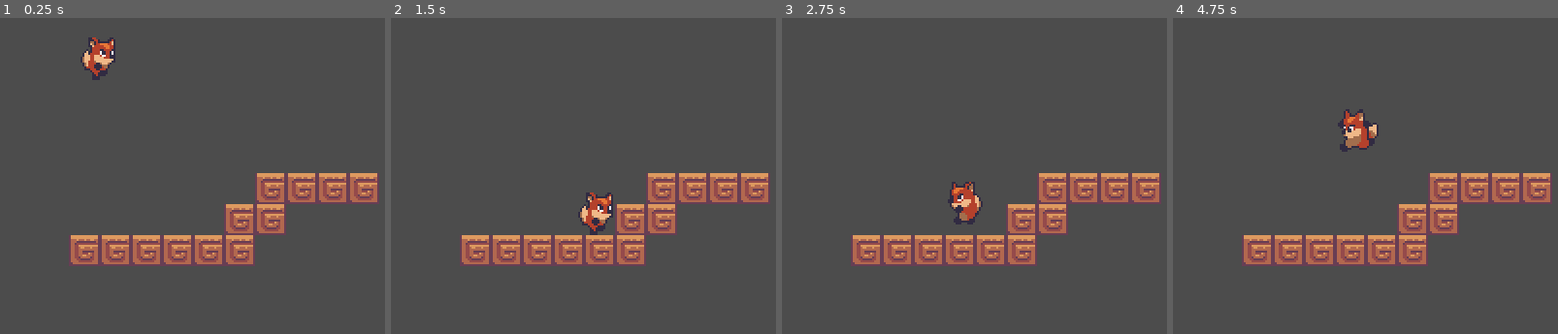
Above: before the commit, frames 1-4 (left to right).
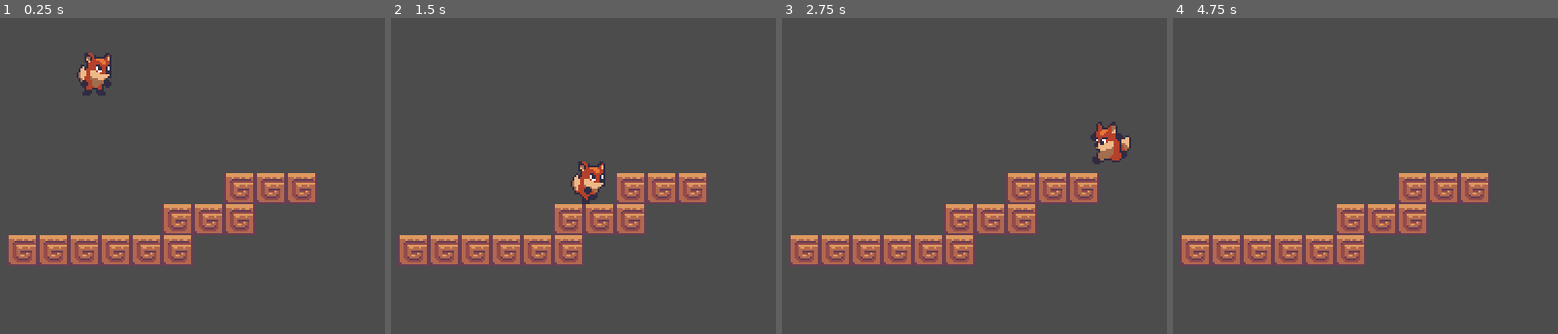
Above: after the commit, the same moments.

Repository: camoltoni/gidi-platformer
Game: Godot game, scene res://World.tscn
The game is run twice, just before and just after one commit, with the same random seed, the same clock (stepped at 60 frames per second) and the same inputs.
Inputs:
- Up to frame 1 (0.25 s): no input
- Up to frame 2 (1.5 s): hold D (run_right) from 0.53 s (still down); tap W (action_jump) at 0.6, 0.77, 1.07, 1.35 s
- Up to frame 3 (2.75 s): tap W (action_jump) at 1.52, 1.82, 2.1 s; release D (run_right) at 2.03 s; hold A (run_left) from 2.03 s (still down)
- Up to frame 4 (4.75 s): release A (run_left) at 2.78 s; hold D (run_right) 2.78-4.28 s; tap W (action_jump) at 2.85, 3.02, 3.32, 3.6, 3.77, 4.07, 4.35, 4.52 s; hold A (run_left) from 4.28 s (still down)

The runs differ from the first frame. In frame 1, 9.1% of the frame differs, in the area x 1-99%, y 6-79%; in frame 2, 8.9%; in frame 3, 9.3%, in the area x 1-99%, y 32-79%; in frame 4, 8.9%.

Commit message:
Refined player logic, added globals singleton

Diff:
--- /dev/null
+++ b/Globals.gd
@@ -0,0 +1,4 @@
+extends Node
+
+const BASE_SPEED = 100.0
+const GRAVITY = 8
--- a/Player.gd
+++ b/Player.gd
@@ -1,37 +1,38 @@
 extends KinematicBody2D
 
-const GRAVITY = 8
 var velocity = Vector2()
-var SPEED = 80.0
-var JUMP_X_SPEED = SPEED * .66
+
+export(float, 0.5, 2.0, 0.1) var speed_factor = 1.0
+export(float, 0.5, 2.0, 0.1) var jump_y_factor = 1.5
+export(float, 0.1, 1.0, 0.1) var jump_x_factor = 0.66
+export(float, 5.0, 50.0, 1.0) var accel_factor = 10.0
+export(float, 1.0, 40.0, 1.0) var drag_x_factor = 20.0
+
+var SPEED = Globals.BASE_SPEED * speed_factor
+var JUMP_Y_SPEED = SPEED * jump_y_factor
+var JUMP_X_SPEED = SPEED * jump_x_factor
+var ACCELERATION = SPEED / accel_factor
+var DRAG_X = SPEED / drag_x_factor
 
 func _physics_process(_delta):
-	var action_right = Input.is_action_pressed("run_right")
-	var action_left = Input.is_action_pressed("run_left")
-
 	var action_jump = Input.is_action_just_pressed("action_jump")
+	var action_x = float(Input.is_action_pressed("run_right")) - float(Input.is_action_pressed("run_left"))
 
 	if is_on_floor():
-		if action_right and !action_left:
-			velocity.x = SPEED
-		elif action_left and !action_right:
-			velocity.x = -SPEED
+		if action_x:
+			velocity.x = move_toward(velocity.x, SPEED * action_x, ACCELERATION)
+			$AnimatedSprite.flip_h = action_x < 0
+			$AnimationPlayer.play("steps")
 		else:
-			velocity.x = lerp(velocity.x, 0, 0.1)
-
-		if (action_right or action_left):
-			$AnimationPlayer.play("steps")
-
-		$AnimatedSprite.flip_h = velocity.x < 0
+			velocity.x = move_toward(velocity.x, 0, DRAG_X)
+			if !$AnimationPlayer.is_playing():
+				$AnimationPlayer.play("idle")
 
 		if action_jump:
-			velocity.y = -150
+			velocity.y = -JUMP_Y_SPEED
 			$AnimationPlayer.play("jump")
 	else:
-		velocity.y += GRAVITY
-		if action_right and !$AnimatedSprite.flip_h:
-			velocity.x = JUMP_X_SPEED
-		elif action_left and $AnimatedSprite.flip_h:
-			velocity.x = -JUMP_X_SPEED
-
+		velocity.y += Globals.GRAVITY
+		if action_x and sign(action_x) == sign(velocity.x):
+			velocity.x = JUMP_X_SPEED * action_x
 	velocity = move_and_slide(velocity, Vector2.UP)
--- a/Player.tscn
+++ b/Player.tscn
@@ -1,9 +1,10 @@
-[gd_scene load_steps=34 format=2]
+[gd_scene load_steps=36 format=2]
 
 [ext_resource path="res://Player.gd" type="Script" id=1]
 [ext_resource path="res://payer-spsh.png" type="Texture" id=2]
 [ext_resource path="res://steps_chain.ogg" type="AudioStream" id=3]
 [ext_resource path="res://jump.ogg" type="AudioStream" id=4]
+[ext_resource path="res://fox_bark.ogg" type="AudioStream" id=5]
 
 [sub_resource type="AtlasTexture" id=1]
 atlas = ExtResource( 2 )
@@ -123,10 +124,10 @@
 radius = 8.0
 height = 6.0
 
-[sub_resource type="Animation" id=27]
+[sub_resource type="Animation" id=30]
 length = 0.001
 tracks/0/type = "value"
-tracks/0/path = NodePath("SFX_steps:stream")
+tracks/0/path = NodePath("AnimatedSprite:frame")
 tracks/0/interp = 1
 tracks/0/loop_wrap = true
 tracks/0/imported = false
@@ -135,43 +136,39 @@
 "times": PoolRealArray( 0 ),
 "transitions": PoolRealArray( 1 ),
 "update": 0,
-"values": [ ExtResource( 3 ) ]
-}
-tracks/1/type = "value"
-tracks/1/path = NodePath("SFX_steps:playing")
+"values": [ 6 ]
+}
+
+[sub_resource type="Animation" id=31]
+resource_name = "idle"
+length = 5.0
+loop = true
+step = 0.05
+tracks/0/type = "value"
+tracks/0/path = NodePath("AnimatedSprite:frame")
+tracks/0/interp = 1
+tracks/0/loop_wrap = true
+tracks/0/imported = false
+tracks/0/enabled = true
+tracks/0/keys = {
+"times": PoolRealArray( 0, 1.95, 2.1, 2.25, 2.4, 2.55 ),
+"transitions": PoolRealArray( 1, 1, 1, 1, 1, 1 ),
+"update": 1,
+"values": [ 7, 7, 8, 9, 8, 7 ]
+}
+tracks/1/type = "audio"
+tracks/1/path = NodePath("SFX_bark")
 tracks/1/interp = 1
 tracks/1/loop_wrap = true
 tracks/1/imported = false
 tracks/1/enabled = true
 tracks/1/keys = {
-"times": PoolRealArray( 0 ),
-"transitions": PoolRealArray( 1 ),
-"update": 0,
-"values": [ false ]
-}
-tracks/2/type = "value"
-tracks/2/path = NodePath("AnimatedSprite:frame")
-tracks/2/interp = 1
-tracks/2/loop_wrap = true
-tracks/2/imported = false
-tracks/2/enabled = true
-tracks/2/keys = {
-"times": PoolRealArray( 0 ),
-"transitions": PoolRealArray( 1 ),
-"update": 0,
-"values": [ 0 ]
-}
-tracks/3/type = "value"
-tracks/3/path = NodePath("CollisionShape2D:position")
-tracks/3/interp = 1
-tracks/3/loop_wrap = true
-tracks/3/imported = false
-tracks/3/enabled = true
-tracks/3/keys = {
-"times": PoolRealArray( 0 ),
-"transitions": PoolRealArray( 1 ),
-"update": 0,
-"values": [ Vector2( 0, 5 ) ]
+"clips": [ {
+"end_offset": 0.0,
+"start_offset": 0.0,
+"stream": ExtResource( 5 )
+} ],
+"times": PoolRealArray( 2 )
 }
 
 [sub_resource type="Animation" id=29]
@@ -255,13 +252,15 @@
 
 [node name="AnimatedSprite" type="AnimatedSprite" parent="."]
 frames = SubResource( 25 )
+frame = 6
 
 [node name="CollisionShape2D" type="CollisionShape2D" parent="."]
 position = Vector2( 0, 5 )
 shape = SubResource( 26 )
 
 [node name="AnimationPlayer" type="AnimationPlayer" parent="."]
-anims/RESET = SubResource( 27 )
+anims/RESET = SubResource( 30 )
+anims/idle = SubResource( 31 )
 anims/jump = SubResource( 29 )
 anims/steps = SubResource( 28 )
 
@@ -270,3 +269,8 @@
 
 [node name="SFX_jump" type="AudioStreamPlayer2D" parent="."]
 stream = ExtResource( 4 )
+volume_db = -14.857
+
+[node name="SFX_bark" type="AudioStreamPlayer2D" parent="."]
+stream = ExtResource( 5 )
+volume_db = -6.118
--- a/World.tscn
+++ b/World.tscn
@@ -1,7 +1,8 @@
-[gd_scene load_steps=3 format=2]
+[gd_scene load_steps=4 format=2]
 
 [ext_resource path="res://Block.tscn" type="PackedScene" id=1]
 [ext_resource path="res://Player.tscn" type="PackedScene" id=2]
+[ext_resource path="res://admiralbob77_-_Funky_Thanksgiving_1.mp3" type="AudioStream" id=3]
 
 [node name="World" type="Node2D"]
 __meta__ = {
@@ -9,79 +10,44 @@
 }
 
 [node name="Block" parent="." instance=ExtResource( 1 )]
-position = Vector2( 120, 120 )
-__meta__ = {
-"_edit_lock_": true
-}
+position = Vector2( 88, 120 )
 
 [node name="Block2" parent="." instance=ExtResource( 1 )]
-position = Vector2( 136, 120 )
-__meta__ = {
-"_edit_lock_": true
-}
+position = Vector2( 104, 120 )
 
 [node name="Block3" parent="." instance=ExtResource( 1 )]
-position = Vector2( 152, 120 )
-__meta__ = {
-"_edit_lock_": true
-}
+position = Vector2( 120, 120 )
 
 [node name="Block4" parent="." instance=ExtResource( 1 )]
-position = Vector2( 168, 120 )
-__meta__ = {
-"_edit_lock_": true
-}
+position = Vector2( 136, 120 )
 
 [node name="Block5" parent="." instance=ExtResource( 1 )]
-position = Vector2( 184, 120 )
-__meta__ = {
-"_edit_lock_": true
-}
+position = Vector2( 152, 120 )
 
 [node name="Block6" parent="." instance=ExtResource( 1 )]
-position = Vector2( 200, 120 )
-__meta__ = {
-"_edit_lock_": true
-}
+position = Vector2( 168, 120 )
 
 [node name="Block7" parent="." instance=ExtResource( 1 )]
-position = Vector2( 200, 104 )
-__meta__ = {
-"_edit_lock_": true
-}
+position = Vector2( 168, 104 )
 
 [node name="Block8" parent="." instance=ExtResource( 1 )]
-position = Vector2( 216, 104 )
-__meta__ = {
-"_edit_lock_": true
-}
+position = Vector2( 184, 104 )
 
 [node name="Block9" parent="." instance=ExtResource( 1 )]
-position = Vector2( 216, 88 )
-__meta__ = {
-"_edit_lock_": true
-}
+position = Vector2( 200, 104 )
 
 [node name="Block10" parent="." instance=ExtResource( 1 )]
-position = Vector2( 232, 88 )
-__meta__ = {
-"_edit_lock_": true
-}
+position = Vector2( 200, 88 )
 
 [node name="Block11" parent="." instance=ExtResource( 1 )]
-position = Vector2( 248, 88 )
-__meta__ = {
-"_edit_lock_": true
-}
+position = Vector2( 216, 88 )
 
 [node name="Block12" parent="." instance=ExtResource( 1 )]
-position = Vector2( 264, 88 )
-__meta__ = {
-"_edit_lock_": true
-}
+position = Vector2( 232, 88 )
 
 [node name="Player" parent="." instance=ExtResource( 2 )]
-position = Vector2( 128, 0 )
-__meta__ = {
-"_edit_lock_": true
-}
+position = Vector2( 128, 8 )
+
+[node name="MusicStream" type="AudioStreamPlayer" parent="."]
+stream = ExtResource( 3 )
+volume_db = -19.81
--- a/project.godot
+++ b/project.godot
@@ -13,6 +13,10 @@
 config/name="Gidi Platformer"
 run/main_scene="res://World.tscn"
 config/icon="res://icon.png"
+
+[autoload]
+
+Globals="*res://Globals.gd"
 
 [display]
 
Not shown, added: admiralbob77_-_Funky_Thanksgiving_1.mp3.import
Not shown, added: fox_bark.ogg.import
Not shown, changed: .gitignore
Not shown, changed: README.md
Not shown, added: admiralbob77_-_Funky_Thanksgiving_1.mp3
Not shown, added: fox_bark.ogg
